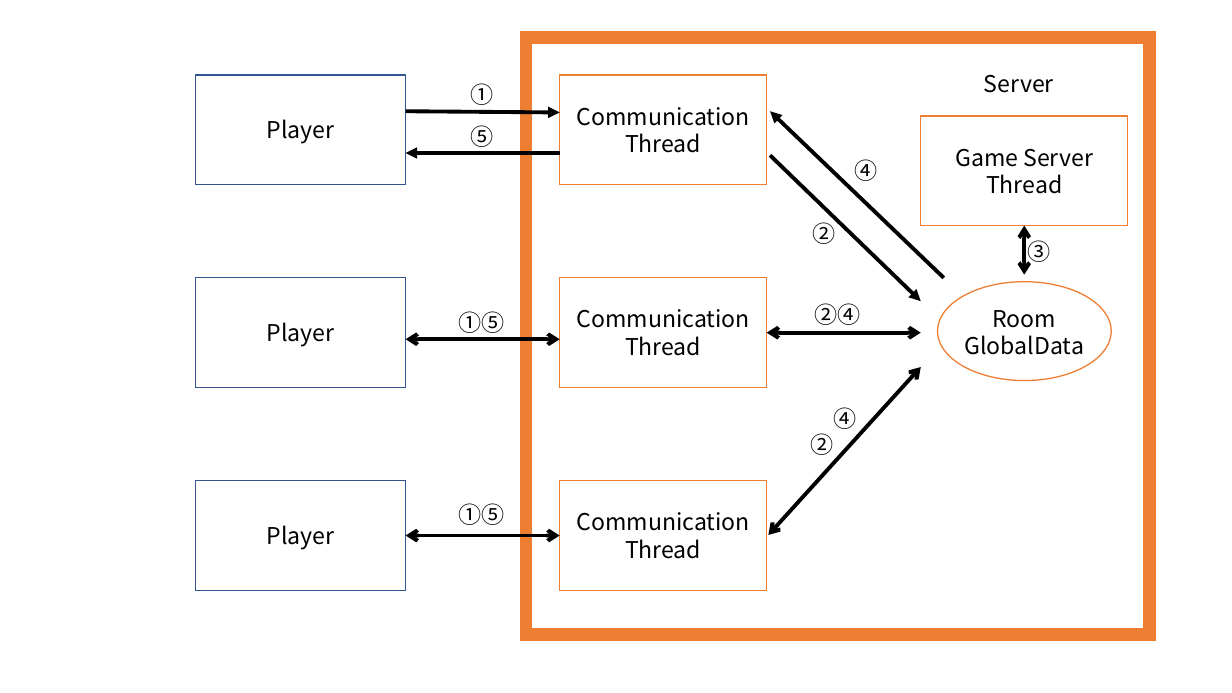
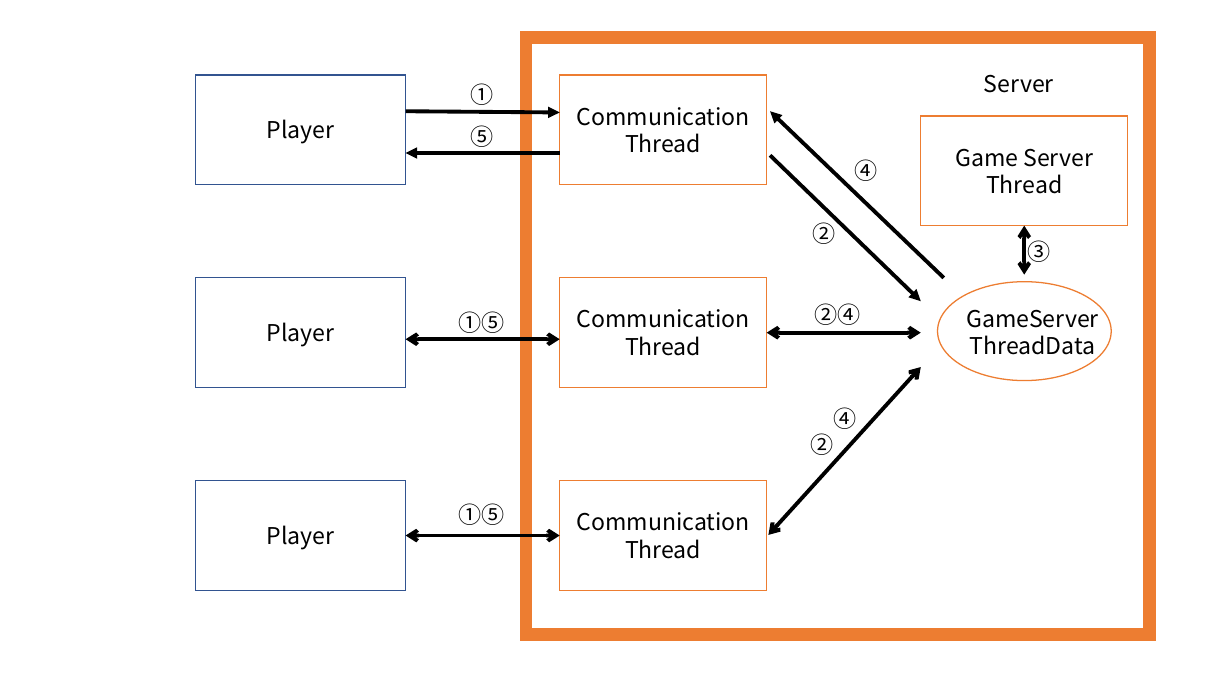
Before and after one commit to minlinea/Network_Gameprogramming, a slide deck: slide 2 of Document/넷겜플 하이레벨순서도.pptx. Drawn at 1232x693 pixels with LibreOffice and Linux fonts; fonts in the diff are those of the drawing. Boxes give left, top, right and bottom in pixels: in the first picture for what was removed or moved away, otherwise in the second. Text is boxed around its words. In the diff, an @@ line names an element or a change of style, - is before the commit and + after.

```diff
--- a/Document/넷겜플 하이레벨순서도.pptx
+++ b/Document/넷겜플 하이레벨순서도.pptx
@@ text at (967, 303, 1099, 360): text changed @@
-Room
-GlobalData
+GameServer
+ThreadData
```
Also in this commit, not shown: 1 other slide changed, 1 other file.
